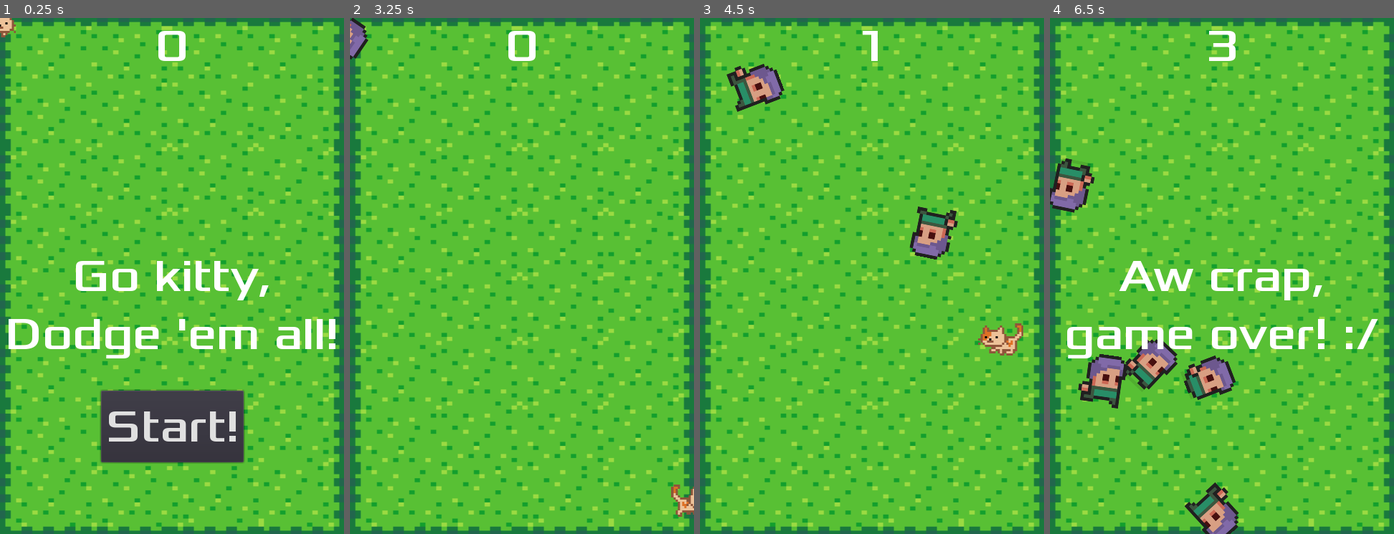
Above: before the commit, frames 1-4 (left to right).
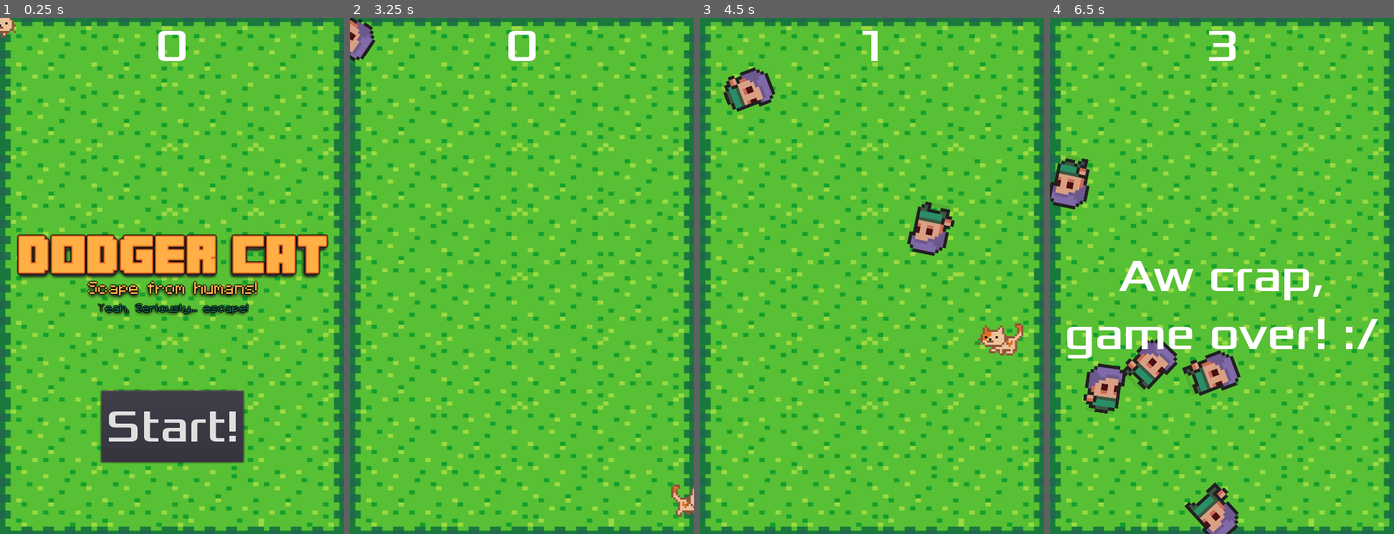
Above: after the commit, the same moments.

Repository: gughog/dodger-cat-godot
Game: Godot game, scene res://Main.tscn
Two runs of this game, one before a commit and one after it. Both use one fixed random seed, a clock stepped at 60 frames per second and the inputs below.
Inputs:
- Up to frame 1 (0.25 s): no input
- Up to frame 2 (3.25 s): click "Start!" at 0.5 s; hold Right (ui_right) 1.28-2.03 s; hold Down (ui_down) 2.03-2.78 s; hold Right (ui_right) from 2.78 s (still down)
- Up to frame 3 (4.5 s): release Right (ui_right) at 3.53 s; hold Up (ui_up) 3.53-4.28 s; hold Left (ui_left) from 4.28 s (still down)
- Up to frame 4 (6.5 s): release Left (ui_left) at 5.78 s; hold Down (ui_down) from 5.78 s (still down)

The runs differ from the first frame. In frame 1, 12% of the frame differs, in the area x 2-98%, y 41-66%; in frame 2, 0.4%; in frame 3, 1.8%; in frame 4, 2.5%.

Commit message:
feat: added new logo

Diff:
--- a/HUD.gd
+++ b/HUD.gd
@@ -16,8 +16,9 @@
 	# Wait until MessageTimer has counted down (yield = receive)
 	yield($MessageTimer, "timeout");
 
-	$Message.text = "Go kitty, Dodge 'em all!";
-	$Message.show();
+	# $Message.text = "Go kitty, Dodge 'em all!";
+	# $Message.show();
+	$Logo.show();
 
 	# Make a one-shot timer and wait them to finish
 	yield(get_tree().create_timer(1), "timeout");
--- a/HUD.tscn
+++ b/HUD.tscn
@@ -1,7 +1,8 @@
-[gd_scene load_steps=6 format=2]
+[gd_scene load_steps=7 format=2]
 
 [ext_resource path="res://fonts/Xolonium-Regular.ttf" type="DynamicFontData" id=1]
 [ext_resource path="res://HUD.gd" type="Script" id=2]
+[ext_resource path="res://art/logo/dodger-cat.png" type="Texture" id=3]
 
 [sub_resource type="DynamicFont" id=1]
 size = 64
@@ -26,6 +27,21 @@
 "_edit_use_anchors_": false
 }
 
+[node name="Logo" type="TextureRect" parent="."]
+anchor_left = 0.5
+anchor_top = 0.5
+anchor_right = 0.5
+anchor_bottom = 0.5
+margin_left = -222.5
+margin_top = -62.0
+margin_right = 222.5
+margin_bottom = 62.0
+texture = ExtResource( 3 )
+stretch_mode = 4
+__meta__ = {
+"_edit_use_anchors_": false
+}
+
 [node name="Message" type="Label" parent="."]
 anchor_top = 0.5
 anchor_right = 1.0
@@ -33,7 +49,6 @@
 margin_top = -39.0
 margin_bottom = 39.0
 custom_fonts/font = SubResource( 1 )
-text = "Go kitty, Dodge 'em all!"
 align = 1
 autowrap = true
 __meta__ = {
--- a/Main.gd
+++ b/Main.gd
@@ -7,8 +7,6 @@
 func _ready() -> void:
 	randomize();
 	$MenuMusic.play();
-	# new_game();
-
 func new_game() -> void:
 	score = 0;
 	$Player.start($StartPosition.position);
@@ -18,6 +16,7 @@
 	$Music.play();
 
 	$HUD.update_score(score);
+	$HUD/Logo.hide();
 	$HUD.show_message("Get ready...");
 
 func game_over() -> void:
--- a/Mob.tscn
+++ b/Mob.tscn
@@ -37,7 +37,6 @@
 scale = Vector2( 0.75, 0.75 )
 frames = SubResource( 1 )
 animation = "walk"
-frame = 4
 playing = true
 
 [node name="CollisionShape2D" type="CollisionShape2D" parent="."]
Binary file added: art/logo/dodger-cat.png
Not shown, added: art/logo/dodger-cat.png.import
Not shown, changed: art/.DS_Store
Not shown, changed: art/sprite_frames/.DS_Store
